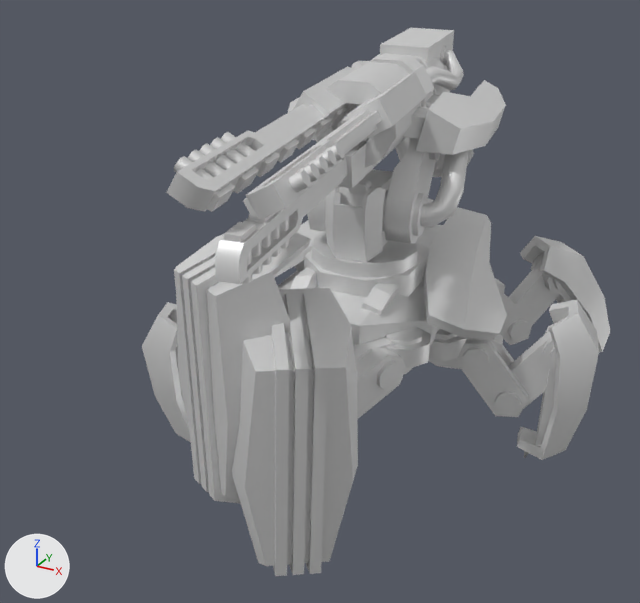
The glTF model legsrail.glb: old version first, new version second.
Before and after are seen from a 50 mm camera at (39.7, -77.3, 54.1) aimed at (-1.5, -2.3, 16.5). Lighting does not change. The marker at lower left points along +X, +Y and +Z. The older version comes first. Where no turn or scale is listed for an object, it has been applied to the vertices.

In view in the first picture: 'armor', 'barrel', 'footbl', 'footfl', 'footfr', 'footml', 'footmr', 'hingefl', 'pelvis', 'sleeve', 'thighml', 'turret', 'turretarm' and 6 more.
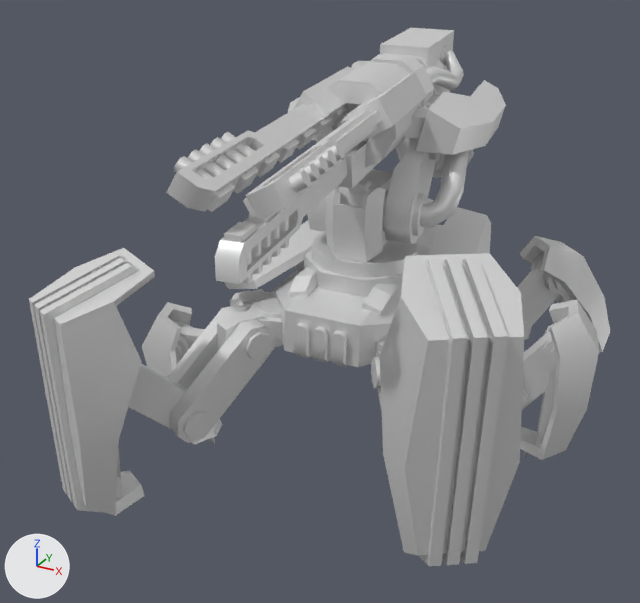
The change, as a diff of the scene's bpy script:
```diff
--- a/legsrail.glb.py
+++ b/legsrail.glb.py
@@ ob_hingefl @@
 ob_hingefl.location = (7.0, -5.0, 14.0)
-ob_hingefl.rotation_euler = (0.0, 0.0, -0.548)  # degrees (0, 0, -31)
+ob_hingefl.rotation_euler = (0.0, 0.0, 0.548)  # degrees (0, 0, 31)
@@ ob_hingefr @@
 ob_hingefr.location = (-7.0, -5.0, 14.0)
-ob_hingefr.rotation_euler = (0.0, 0.0, 0.549)  # degrees (0, 0, 31)
+ob_hingefr.rotation_euler = (0.0, 0.0, -0.549)  # degrees (0, 0, -31)
```

What differs and where, as boxes (x1, y1, x2, y2) in the pictures (640 x 603 px):
'footfl', turned: before (174, 232, 311, 504); after (380, 253, 524, 566)
'footfr', turned: before (231, 288, 358, 576); after (29, 248, 155, 515)
'thighfr', turned (not visible before): after (167, 305, 275, 443)
'legfr', turned (not visible before): after (128, 363, 212, 439)
'thighfl', turned: before (356, 347, 406, 419); after (371, 351, 382, 412)
'hingefl', turned (mostly hidden afterwards): before (353, 327, 431, 375); after (376, 335, 387, 353)
'hingefr', turned (not visible before): after (217, 298, 283, 350)
'thighml', unchanged, covered by the edit: before (456, 339, 528, 417); after (522, 388, 528, 410)
